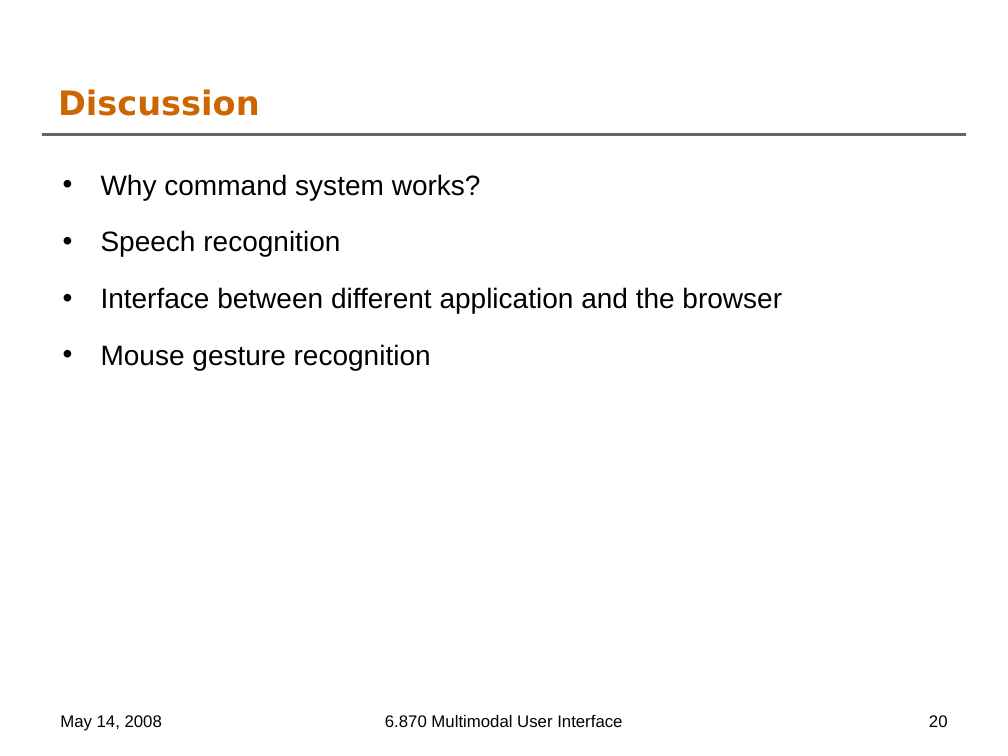
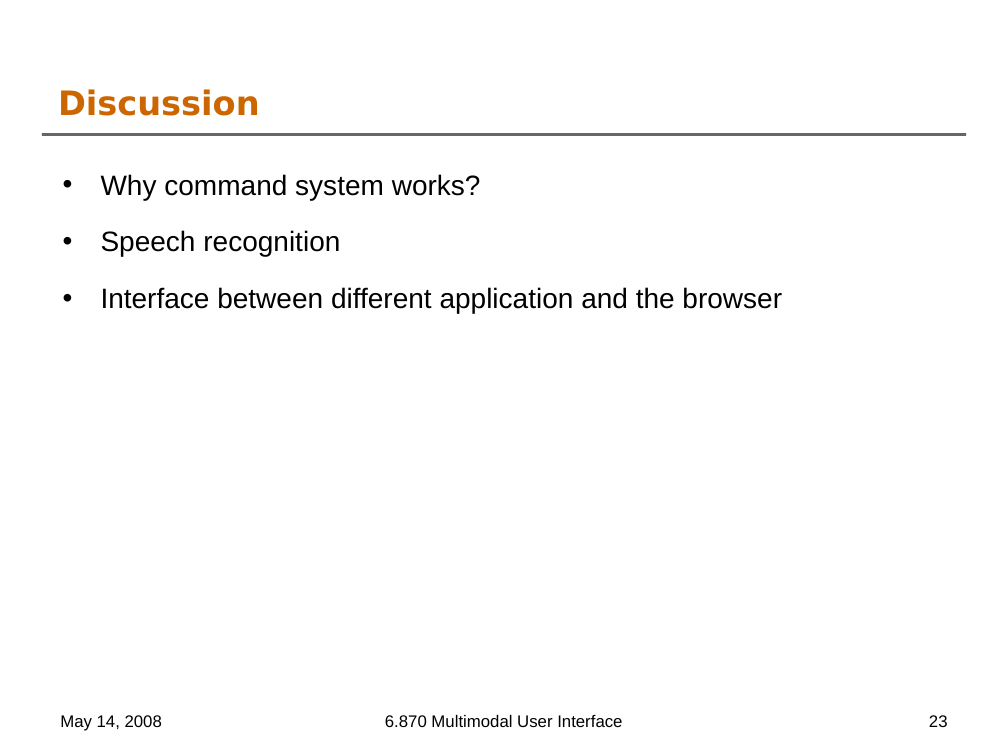
Before and after one commit to oshanis/webnnel, a slide deck: slide 23 of docs/6.870 Final Project Presentation.ppt (slide 20 before the commit). Drawn at 1008x756 pixels with LibreOffice and Linux fonts; fonts in the diff are those of the drawing; background and template pictures are left out. Boxes give left, top, right and bottom in pixels: in the first picture for what was removed or moved away, otherwise in the second. Text is boxed around its words. In the diff, an @@ line names an element or a change of style, - is before the commit and + after.

```diff
--- a/docs/6.870 Final Project Presentation.ppt
+++ b/docs/6.870 Final Project Presentation.ppt
@@ text at (101, 344, 431, 370): paragraph removed @@
-• Mouse gesture recognition
@@ page number at (929, 715, 948, 727): text changed @@
-20
+23
```
Also in this commit, not shown: 10 other slides changed, 4 slides added.
